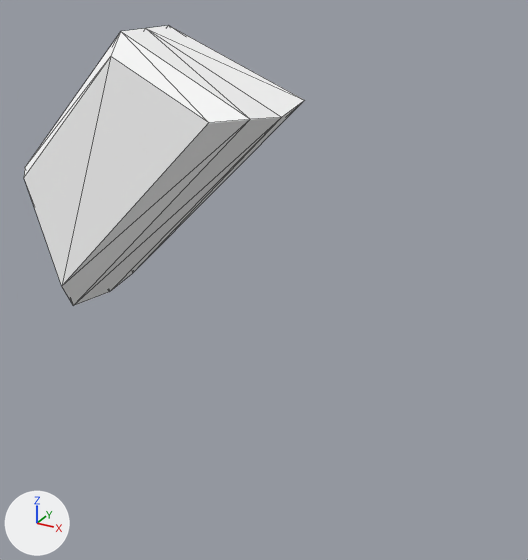
One commit to the OBJ model Assets/Art/Nova1492/GXConverted/Models/Unknown/Review/datan_common_c9c1dbde.obj: the scene before it, then after it.
Both versions are drawn from a 50 mm camera at (-1.74, -16.18, 19.86) aimed at (-10.85, 0.38, 11.57). Arrows for +X, +Y and +Z are at lower left; the lights stay in place. The picture after the commit comes second. Mesh edges are drawn as thin lines. Where no turn or scale is listed for an object, it has been applied to the vertices.

The first picture shows 'datan_common_c9c1dbde'.
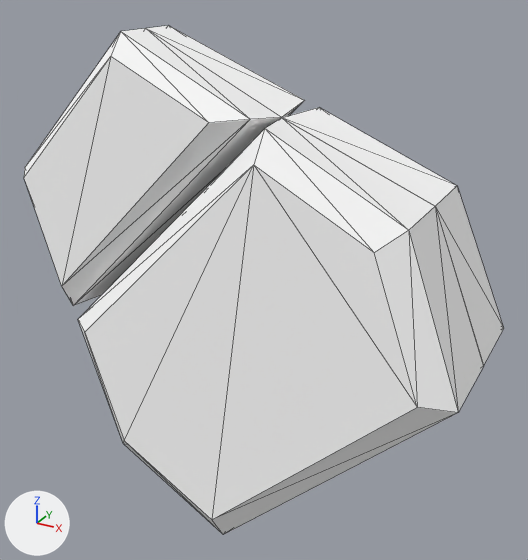
What differs and where, as boxes (x1, y1, x2, y2) in the pictures (528 x 560 px):
'datan_common_c9c1dbde_mesh00', added: after (78, 118, 483, 534)
'datan_common_c9c1dbde_mesh01', added: after (282, 108, 504, 366)

Patch to the scene script:
```diff
--- a/Assets/Art/Nova1492/GXConverted/Models/Unknown/Review/datan_common_c9c1dbde.obj.py
+++ b/Assets/Art/Nova1492/GXConverted/Models/Unknown/Review/datan_common_c9c1dbde.obj.py
@@ me_datan_common_c9c1dbde_mesh01 @@
+me_datan_common_c9c1dbde_mesh01.from_pydata(...)  # 18 vertices, 28 faces; spans x -16.27..-4.53, y 0.0..2.72, z 4.56..16.29
+me_datan_common_c9c1dbde_mesh01.materials.append(mat_datan_common_c9c1dbde)  # its picture is missing
@@ me_datan_common_c9c1dbde_mesh00 @@
+me_datan_common_c9c1dbde_mesh00.from_pydata(...)  # 18 vertices, 28 faces; spans x -16.27..-4.53, y -2.72..0.0, z 4.56..16.29
+me_datan_common_c9c1dbde_mesh00.materials.append(mat_datan_common_c9c1dbde)  # its picture is missing
@@ ob_datan_common_c9c1dbde_mesh01 @@
+ob_datan_common_c9c1dbde_mesh01 = bpy.data.objects.new('datan_common_c9c1dbde_mesh01', me_datan_common_c9c1dbde_mesh01)
+ob_datan_common_c9c1dbde_mesh01.location = (0.0, 0.0, 0.0)
@@ ob_datan_common_c9c1dbde_mesh00 @@
+ob_datan_common_c9c1dbde_mesh00 = bpy.data.objects.new('datan_common_c9c1dbde_mesh00', me_datan_common_c9c1dbde_mesh00)
+ob_datan_common_c9c1dbde_mesh00.location = (0.0, 0.0, 0.0)
```
